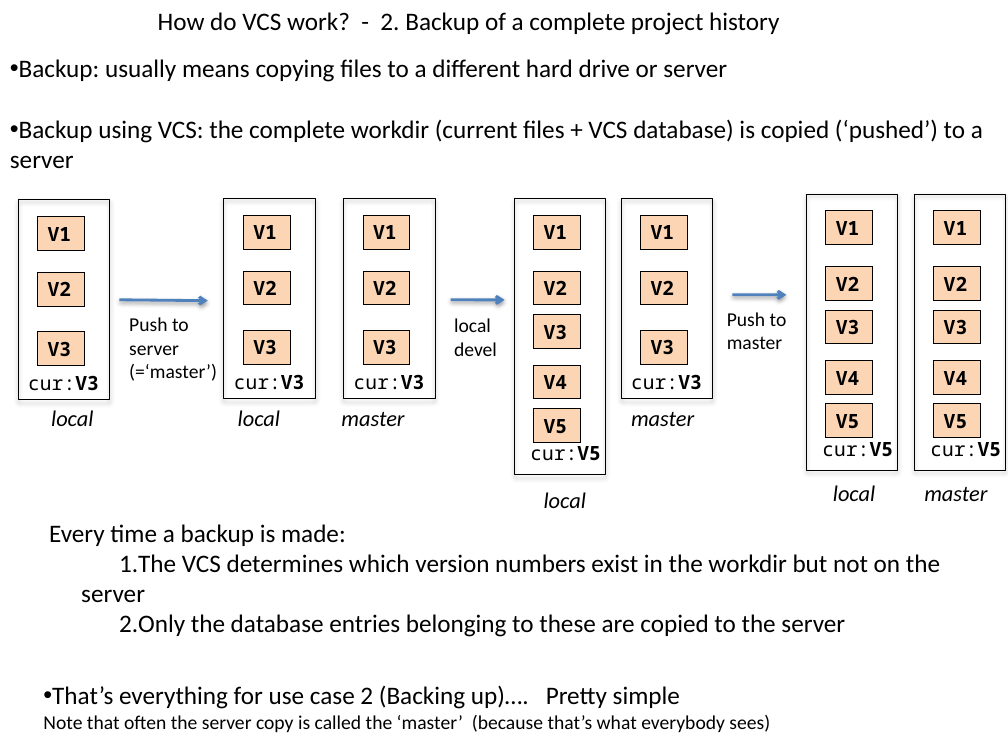
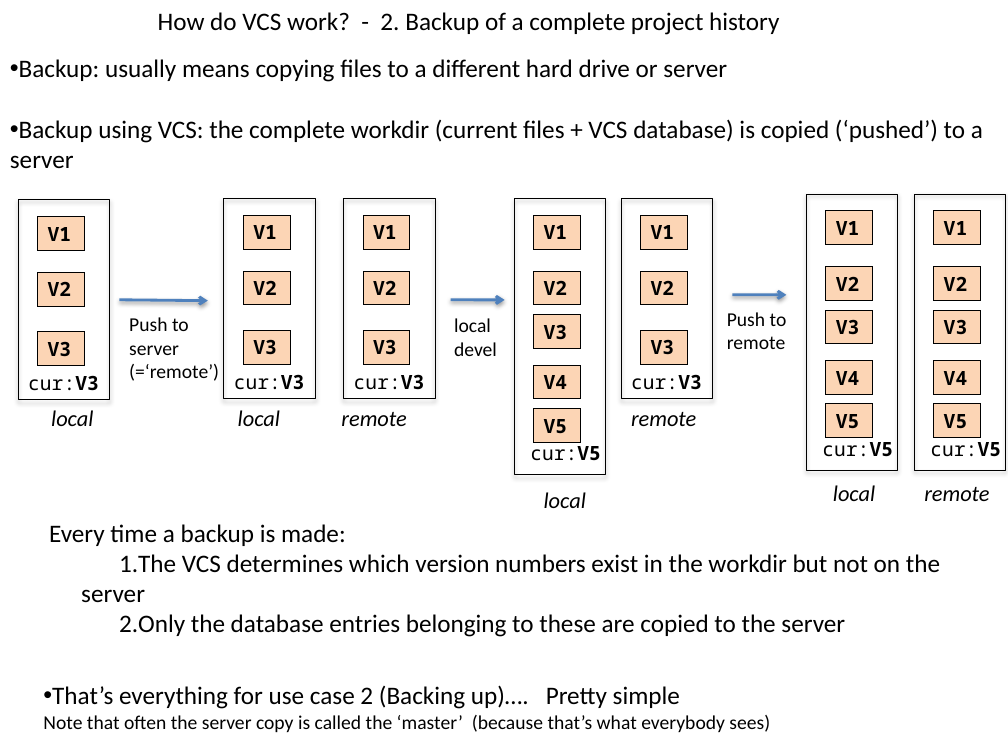
Before and after one commit to flosopher/gittalk, a slide deck: slide 7 of git_python_kurs.pptx. Drawn at 1008x756 pixels with LibreOffice and Linux fonts; fonts in the diff are those of the drawing. Boxes give left, top, right and bottom in pixels: in the first picture for what was removed or moved away, otherwise in the second. Text is boxed around its words. In the diff, an @@ line names an element or a change of style, - is before the commit and + after.

```diff
--- a/git_python_kurs.pptx
+++ b/git_python_kurs.pptx
@@ text at box(129, 317, 219, 381): text changed @@
-Push to server
-(=‘master’)
+Push to server
+(=‘remote’)
@@ text at box(727, 312, 787, 349): text changed @@
-Push to master
+Push to remote
@@ text at box(341, 412, 406, 426): text changed @@
-master
+remote
@@ text at box(631, 412, 696, 426): text changed @@
-master
+remote
@@ text at box(924, 487, 989, 501): text changed @@
-master
+remote
```
Also in this commit, not shown: 2 other slides changed, 1 slide removed.
